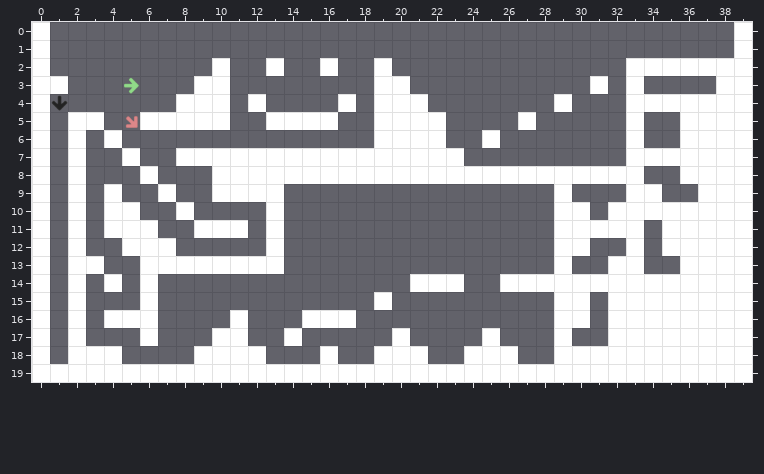
One commit to this Tiled map: src-game/data/level2.tmx. The picture above was drawn from the file before the commit.
Cells are 64x64 px. Shown: x 0..39, y 0..19.
After the commit:
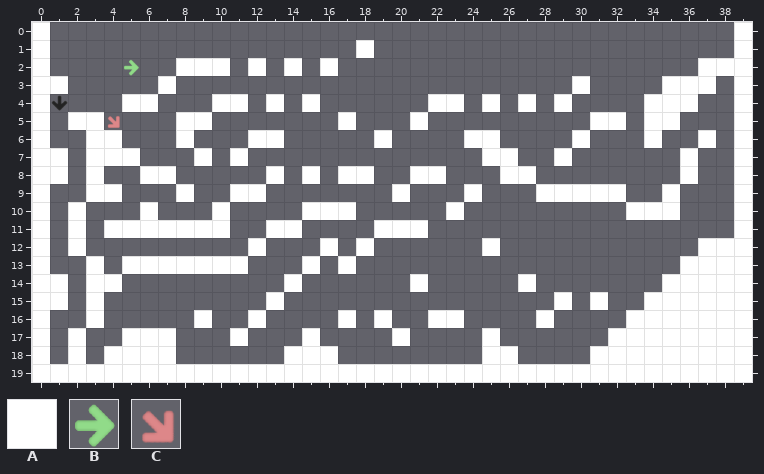
Key: from "tiles": A 1, B 3, C 8.
_ is an empty cell, # one hidden under a higher layer.
Difference:
Layer "Background":
y 2: x 5 _ -> B; x 13 # -> _; x 19 # -> _; x 33..36 #### -> ____
y 3: x 5 B -> _; x 9..10 ## -> __; x 19..20 ## -> __; x 31 # -> _; x 33 # -> _; x 38 # -> _
y 4: x 8..9 ## -> __; x 12 # -> _; x 17 # -> _; x 19..21 ### -> ___; x 33 # -> _; x 37..38 ## -> __
y 5: x 4..7 _C## -> C___; x 10 # -> _; x 13..16 #### -> ____; x 19..20 ## -> __; x 22 # -> _; x 27 # -> _; x 33 # -> _; x 36..38 ### -> ___
y 6: x 2 # -> _; x 20..22 ### -> ___; x 33 # -> _; x 36 # -> _; x 38 # -> _
y 7: x 2 # -> _; x 8 # -> _; x 10 # -> _; x 12..23 ############ -> ____________; x 33..35 ### -> ___; x 37..38 ## -> __
y 8: x 2 # -> _; x 10..12 ### -> ___; x 14 # -> _; x 16 # -> _; x 19..20 ## -> __; x 23..25 ### -> ___; x 28..33 ###### -> ______; x 37..38 ## -> __
y 9: x 2 # -> _; x 7 # -> _; x 10 # -> _; x 13 # -> _; x 33..34 ## -> __; x 37..38 ## -> __
y 10: x 4..5 ## -> __; x 8 # -> _; x 13 # -> _; x 29..30 ## -> __; x 32 # -> _; x 36..38 ### -> ___
y 11: x 11 # -> _; x 29..33 ###AA -> _____; x 35..38 #### -> ____
y 12: x 5..7 ### -> ___; x 13 # -> _; x 29..30 ## -> __; x 33 # -> _; x 35..36 ## -> __
y 13: x 2 # -> _; x 12..13 ## -> __; x 29 A -> _; x 32..33 ## -> __
y 14: x 2 # -> _; x 6 # -> _; x 22..23 ## -> __; x 26 # -> _; x 28..34 ####### -> _______
y 15: x 2 # -> _; x 6 # -> _; x 19 # -> _; x 30 # -> _; x 32..33 ## -> __
y 16: x 2 # -> _; x 4..6 ### -> ___; x 11 # -> _; x 15..16 ## -> __; x 29..30 ## -> __; x 32 # -> _
y 17: x 10 # -> _; x 14 # -> _; x 29 A -> _
y 18: x 3 # -> _; x 9..12 #### -> ____; x 19..21 ### -> ___; x 24 # -> _; x 29..30 ## -> __
Layer "collision":
y 1: x 18 _ -> A
y 2: x 8..9 __ -> AA; x 12..14 _A_ -> A_A; x 19 A -> _; x 33..36 AAAA -> ____
y 3: x 7 _ -> A; x 9..10 AA -> __; x 19..20 AA -> __; x 30..31 _A -> A_; x 33 A -> _; x 35..38 ___A -> AAA_
y 4: x 5..6 __ -> AA; x 8..9 AA -> __; x 11..13 _A_ -> A_A; x 15 _ -> A; x 17 A -> _; x 19..23 AAA__ -> ___AA; x 25 _ -> A; x 27 _ -> A; x 33 A -> _; x 37..38 AA -> __
y 5: x 6..7 AA -> __; x 10 A -> _; x 13..17 AAAA_ -> ____A; x 19..20 AA -> __; x 22 A -> _; x 27 A -> _; x 31..38 __A__AAA -> AA_AA___
y 6: x 2..3 A_ -> _A; x 8 _ -> A; x 12..13 __ -> AA; x 20..22 AAA -> ___; x 24 _ -> A; x 30 _ -> A; x 33..34 A_ -> _A; x 36 A -> _; x 38 A -> _
y 7: x 1..4 _A__ -> A_AA; x 8 A -> _; x 10 A -> _; x 12..23 AAAAAAAAAAAA -> ____________; x 25..26 __ -> AA; x 29 _ -> A; x 33..35 AAA -> ___; x 37..38 AA -> __
y 8: x 1..3 _A_ -> A_A; x 7 _ -> A; x 10..12 AAA -> ___; x 14 A -> _; x 16 A -> _; x 19..20 AA -> __; x 23..25 AAA -> ___; x 28..33 AAAAAA -> ______; x 37..38 AA -> __
y 9: x 2..3 A_ -> _A; x 7..8 A_ -> _A; x 10 A -> _; x 13 A -> _; x 20 _ -> A; x 24 _ -> A; x 28 _ -> A; x 30..35 ___AA_ -> AAA__A; x 37..38 AA -> __
y 10: x 4..6 AA_ -> __A; x 8 A -> _; x 10 _ -> A; x 13 A -> _; x 15..17 ___ -> AAA; x 23 _ -> A; x 29..30 AA -> __; x 32 A -> _; x 36..38 AAA -> ___
y 11: x 7..8 __ -> AA; x 11 A -> _; x 14 _ -> A; x 19..21 ___ -> AAA; x 29..31 AAA -> ___; x 35..38 AAAA -> ____
y 12: x 5..7 AAA -> ___; x 12..13 _A -> A_; x 16 _ -> A; x 18 _ -> A; x 25 _ -> A; x 29..30 AA -> __; x 33 A -> _; x 35..36 AA -> __
y 13: x 2 A -> _; x 5 _ -> A; x 12..13 AA -> __; x 15 _ -> A; x 17 _ -> A; x 32..33 AA -> __
y 14: x 1..3 _A_ -> A_A; x 6 A -> _; x 14 _ -> A; x 22..23 AA -> __; x 26 A -> _; x 28..34 AAAAAAA -> _______
y 15: x 1..3 _A_ -> A_A; x 6 A -> _; x 13 _ -> A; x 19 A -> _; x 30..33 A_AA -> _A__
y 16: x 2..6 A_AAA -> _A___; x 9 _ -> A; x 11..12 A_ -> _A; x 15..16 AA -> __; x 19 _ -> A; x 22..23 __ -> AA; x 28..30 _AA -> A__; x 32 A -> _
y 17: x 5 _ -> A; x 7 _ -> A; x 10 A -> _; x 14..15 A_ -> _A
y 18: x 3 A -> _; x 5..7 ___ -> AAA; x 9..12 AAAA -> ____; x 14..15 __ -> AA; x 19..21 AAA -> ___; x 24 A -> _; x 29..30 AA -> __
Changed places in both pictures, as pixel boxes (x1, y1, x2, y2):
changed: (50, 40, 518, 364)
changed: (536, 58, 734, 364)
changed: (518, 94, 536, 130)
